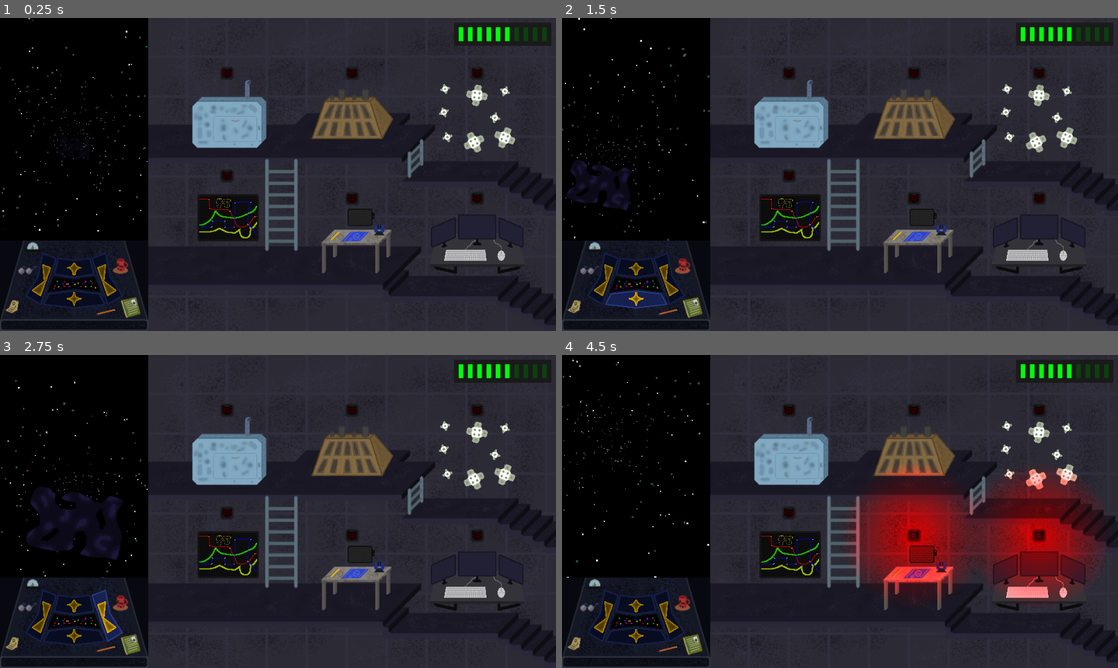
Above: before the commit, frames 1-4 (two rows, left to right).
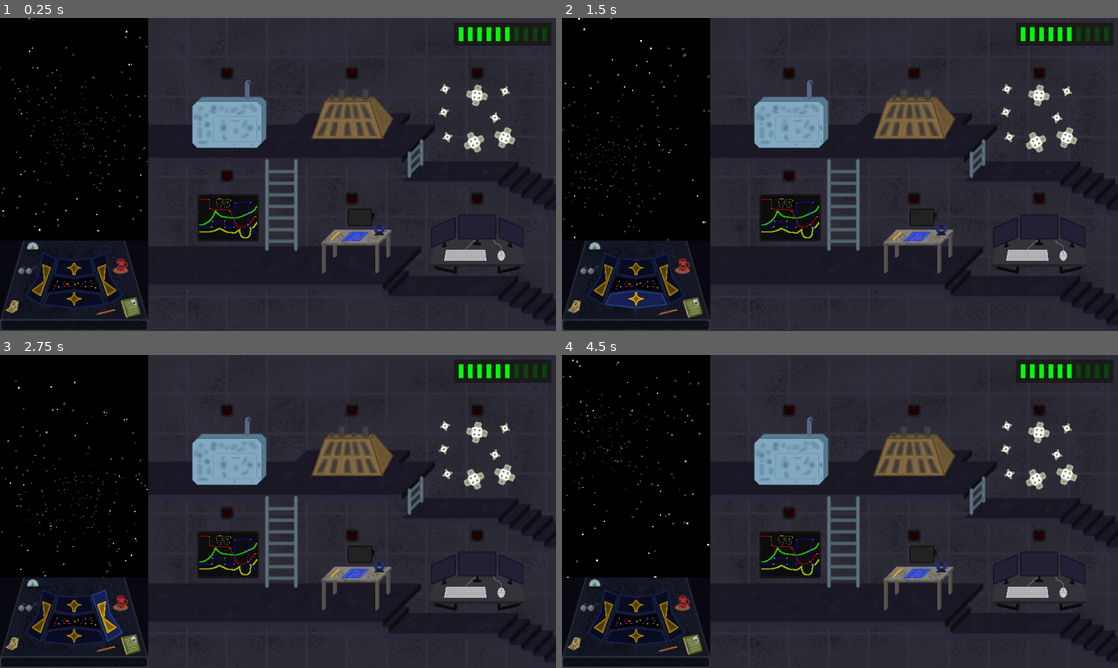
Above: after the commit, the same moments.

Repository: kedalovo/-SG-Spaceship-Management
Game: Godot game, scene res://Game Scene/Game.tscn
Same seed, same stepped clock (60 frames per second), same inputs: the game is played once before the commit and once after it.
Inputs (mouse positions are in pixels of both pictures, inside the frame that each line leads up to):
- Up to frame 1 (0.25 s): no input
- Up to frame 2 (1.5 s): click (600, 277) at 0.5 s; click (634, 302) at 1.25 s
- Up to frame 3 (2.75 s): click (105, 614) at 2 s
- Up to frame 4 (4.5 s): click (634, 605) at 2.75 s; move the mouse to (962, 495) at 3.52 s; hold Right (right) 3.53-4.28 s; hold ` (test) 3.53-4.28 s; click (962, 495) at 3.67 s; tap Space (test1) at 3.8, 4.35 s; move the mouse to (728, 527) at 4.27 s; hold Down (down) from 4.28 s (still down)

The runs differ from the first frame. In frame 1, less than 0.1% of the frame differs, in the area x 11-16%, y 40-45%; in frame 2, 0.6%; in frame 3, 1.3%; in frame 4, 14%, in the area x 51-98%, y 35-79%.

Commit message:
Finished Life Support upgrade 1. Fully implemented and working. Works even with algae present in the container

Diff:
--- a/Game Scene/game.gd
+++ b/Game Scene/game.gd
@@ -46,9 +46,9 @@
 	if event.is_action_pressed(&"esc"):
 		quit_game()
 	if event.is_action_pressed(&"test1"):
-		pass
+		life_support_system.add_fuel()
 	if event.is_action_pressed(&"test"):
-		pass
+		life_support_system.upgrade(1)
 	if event.is_action_pressed(&"left"):
 		space.move(Vector2.LEFT)
 	if event.is_action_pressed(&"right"):
--- a/Space/space.gd
+++ b/Space/space.gd
@@ -25,10 +25,6 @@
 var current_pos: Vector2 = Vector2.ZERO
 
 var is_moving: bool = false
-
-
-func _ready() -> void:
-	create_asteroid(game_manager.asteroid_types.LARGE, Vector2.LEFT, 3.0, false, [game_manager.damage_types.ELECTRICITY])
 
 
 func create_asteroid(size: game_manager.asteroid_types, spot: Vector2, time: float, is_vertical: bool = false, types: Array[game_manager.damage_types] = [game_manager.damage_types.PHYSICAL]) -> void:
--- a/Systems/Life Support/life_support_system.gd
+++ b/Systems/Life Support/life_support_system.gd
@@ -1,7 +1,9 @@
 extends system
 
 
+const LIFE_SUPPORT_UPGRADE = preload("res://Systems/Life Support/Assets/Life Support upgrade.png")
 const ALGAE_SCENE = preload("res://Systems/Life Support/Algae/algae.tscn")
+
 @onready var algae_container: Node2D = $"Algae Container"
 @onready var cooker_area: Area2D = $"Cooker Area"
 @onready var damage_timer: Timer = $DamageTimer
@@ -24,6 +26,24 @@
 	var new_algae = ALGAE_SCENE.instantiate()
 	new_algae.position = Vector2(randi_range(-152, -72), -36)
 	algae_container.add_child(new_algae)
+
+
+func upgrade(to_tier: int) -> void:
+	if current_tier == 0 and to_tier == 1:
+		super.upgrade(to_tier)
+		$Sprite.texture = LIFE_SUPPORT_UPGRADE
+		for child in $Collisions.get_children():
+			child.disabled = true
+		for child in $"Collisions Upgraded".get_children():
+			child.disabled = false
+		for child in $Boundary.get_children():
+			child.disabled = true
+		for child in $"Boundary Upgraded".get_children():
+			child.disabled = false
+		cooker_area.monitoring = false
+		$"Upgraded Cooker Area".monitoring = true
+		$"Dispose Area".monitoring = false
+		$"Upgraded Dispose Area".monitoring = true
 
 
 func _damage(strength: int, type: game_manager.damage_types):
--- a/Systems/Life Support/life_support_system.tscn
+++ b/Systems/Life Support/life_support_system.tscn
@@ -1,8 +1,14 @@
-[gd_scene load_steps=12 format=3 uid="uid://vofuvgwwjlr5"]
+[gd_scene load_steps=20 format=3 uid="uid://vofuvgwwjlr5"]
 
 [ext_resource type="Texture2D" uid="uid://c6kiybletgsd" path="res://Systems/Life Support/Assets/Life Support Outside.png" id="1_cp3fi"]
 [ext_resource type="Script" path="res://Systems/Life Support/life_support_system.gd" id="1_gfff3"]
 
+[sub_resource type="RectangleShape2D" id="RectangleShape2D_x2ggp"]
+size = Vector2(146, 9)
+
+[sub_resource type="RectangleShape2D" id="RectangleShape2D_kuil2"]
+size = Vector2(172, 9)
+
 [sub_resource type="WorldBoundaryShape2D" id="WorldBoundaryShape2D_3pqfb"]
 normal = Vector2(-1.98682e-08, -1)
 
@@ -15,11 +21,28 @@
 [sub_resource type="WorldBoundaryShape2D" id="WorldBoundaryShape2D_mynuh"]
 normal = Vector2(-1, 0)
 
+[sub_resource type="WorldBoundaryShape2D" id="WorldBoundaryShape2D_q612o"]
+
+[sub_resource type="WorldBoundaryShape2D" id="WorldBoundaryShape2D_l6s62"]
+normal = Vector2(1, 0)
+
+[sub_resource type="WorldBoundaryShape2D" id="WorldBoundaryShape2D_ceyii"]
+normal = Vector2(0, 1)
+
+[sub_resource type="WorldBoundaryShape2D" id="WorldBoundaryShape2D_qdq17"]
+normal = Vector2(-1, 0)
+
 [sub_resource type="RectangleShape2D" id="RectangleShape2D_2cn4y"]
 size = Vector2(96, 64)
 
+[sub_resource type="RectangleShape2D" id="RectangleShape2D_blfqs"]
+size = Vector2(132, 160)
+
 [sub_resource type="RectangleShape2D" id="RectangleShape2D_2s487"]
 size = Vector2(24, 32)
+
+[sub_resource type="RectangleShape2D" id="RectangleShape2D_a3g0x"]
+size = Vector2(32, 32)
 
 [sub_resource type="Animation" id="Animation_8sdl2"]
 length = 0.001
@@ -116,6 +139,30 @@
 position = Vector2(76, -4)
 polygon = PackedVector2Array(-60, 8, -60, -8, -48, -8, -52, 56, 44, 56, 44, -12, 84, -8, 84, -48, 88, -48, 88, -4, 48, -8, 48, 60, -56, 60, -52, -4, -56, -4, -56, 8)
 
+[node name="Collisions Upgraded" type="StaticBody2D" parent="."]
+
+[node name="Container" type="CollisionPolygon2D" parent="Collisions Upgraded"]
+polygon = PackedVector2Array(-40, -57, -99, -117, -159, -57, -159, 98, -100, 116, -39, 99, -47, 92, -99, 107, -152, 93, -152, -55, -100, -106, -47, -54)
+disabled = true
+
+[node name="Cooker" type="CollisionPolygon2D" parent="Collisions Upgraded"]
+polygon = PackedVector2Array(-10, -70, -10, -82, 102, -82, 102, -114, 155, -114, 155, 114, -10, 114, -10, 102, -1, 102, -1, 106, 146, 106, 146, -106, 111, -106, 111, -74, -1, -74, -1, -70)
+disabled = true
+
+[node name="Container Wall" type="CollisionShape2D" parent="Collisions Upgraded"]
+position = Vector2(-43.5, 19)
+rotation = -4.71238
+shape = SubResource("RectangleShape2D_x2ggp")
+disabled = true
+one_way_collision = true
+
+[node name="Cooker Wall" type="CollisionShape2D" parent="Collisions Upgraded"]
+position = Vector2(-6, 16)
+rotation = 1.57079
+shape = SubResource("RectangleShape2D_kuil2")
+disabled = true
+one_way_collision = true
+
 [node name="Boundary" type="StaticBody2D" parent="."]
 
 [node name="CollisionShape2D" type="CollisionShape2D" parent="Boundary"]
@@ -134,21 +181,61 @@
 position = Vector2(164, 0)
 shape = SubResource("WorldBoundaryShape2D_mynuh")
 
+[node name="Boundary Upgraded" type="StaticBody2D" parent="."]
+
+[node name="CollisionShape2D" type="CollisionShape2D" parent="Boundary Upgraded"]
+position = Vector2(0, 114)
+shape = SubResource("WorldBoundaryShape2D_q612o")
+disabled = true
+
+[node name="CollisionShape2D2" type="CollisionShape2D" parent="Boundary Upgraded"]
+position = Vector2(-158, 0)
+shape = SubResource("WorldBoundaryShape2D_l6s62")
+disabled = true
+
+[node name="CollisionShape2D3" type="CollisionShape2D" parent="Boundary Upgraded"]
+position = Vector2(0, -110)
+shape = SubResource("WorldBoundaryShape2D_ceyii")
+disabled = true
+
+[node name="CollisionShape2D4" type="CollisionShape2D" parent="Boundary Upgraded"]
+position = Vector2(153, 0)
+shape = SubResource("WorldBoundaryShape2D_qdq17")
+disabled = true
+
 [node name="Algae Container" type="Node2D" parent="."]
 
 [node name="Cooker Area" type="Area2D" parent="."]
+visible = false
 position = Vector2(72, 20)
 input_pickable = false
 
 [node name="Shape" type="CollisionShape2D" parent="Cooker Area"]
 shape = SubResource("RectangleShape2D_2cn4y")
 
+[node name="Upgraded Cooker Area" type="Area2D" parent="."]
+visible = false
+position = Vector2(82, 28)
+monitoring = false
+
+[node name="CollisionShape2D" type="CollisionShape2D" parent="Upgraded Cooker Area"]
+shape = SubResource("RectangleShape2D_blfqs")
+
 [node name="Dispose Area" type="Area2D" parent="."]
+visible = false
 position = Vector2(148, -28)
 input_pickable = false
 
 [node name="Shape" type="CollisionShape2D" parent="Dispose Area"]
 shape = SubResource("RectangleShape2D_2s487")
+
+[node name="Upgraded Dispose Area" type="Area2D" parent="."]
+visible = false
+position = Vector2(128, -88)
+monitoring = false
+
+[node name="CollisionShape2D" type="CollisionShape2D" parent="Upgraded Dispose Area"]
+shape = SubResource("RectangleShape2D_a3g0x")
 
 [node name="CookTimer" type="Timer" parent="."]
 process_callback = 0
@@ -166,6 +253,9 @@
 
 [connection signal="body_entered" from="Cooker Area" to="." method="_on_cooker_area_body_entered"]
 [connection signal="body_exited" from="Cooker Area" to="." method="_on_cooker_area_body_exited"]
+[connection signal="body_entered" from="Upgraded Cooker Area" to="." method="_on_cooker_area_body_entered"]
+[connection signal="body_exited" from="Upgraded Cooker Area" to="." method="_on_cooker_area_body_exited"]
 [connection signal="body_entered" from="Dispose Area" to="." method="_on_dispose_area_body_entered"]
+[connection signal="body_entered" from="Upgraded Dispose Area" to="." method="_on_dispose_area_body_entered"]
 [connection signal="timeout" from="CookTimer" to="." method="_on_cook_timer_timeout"]
 [connection signal="timeout" from="DamageTimer" to="." method="_on_damage_timer_timeout"]
Binary file added: Systems/Life Support/Assets/Life Support upgrade.png
Not shown, added: Systems/Life Support/Assets/Life Support upgrade.png.import
